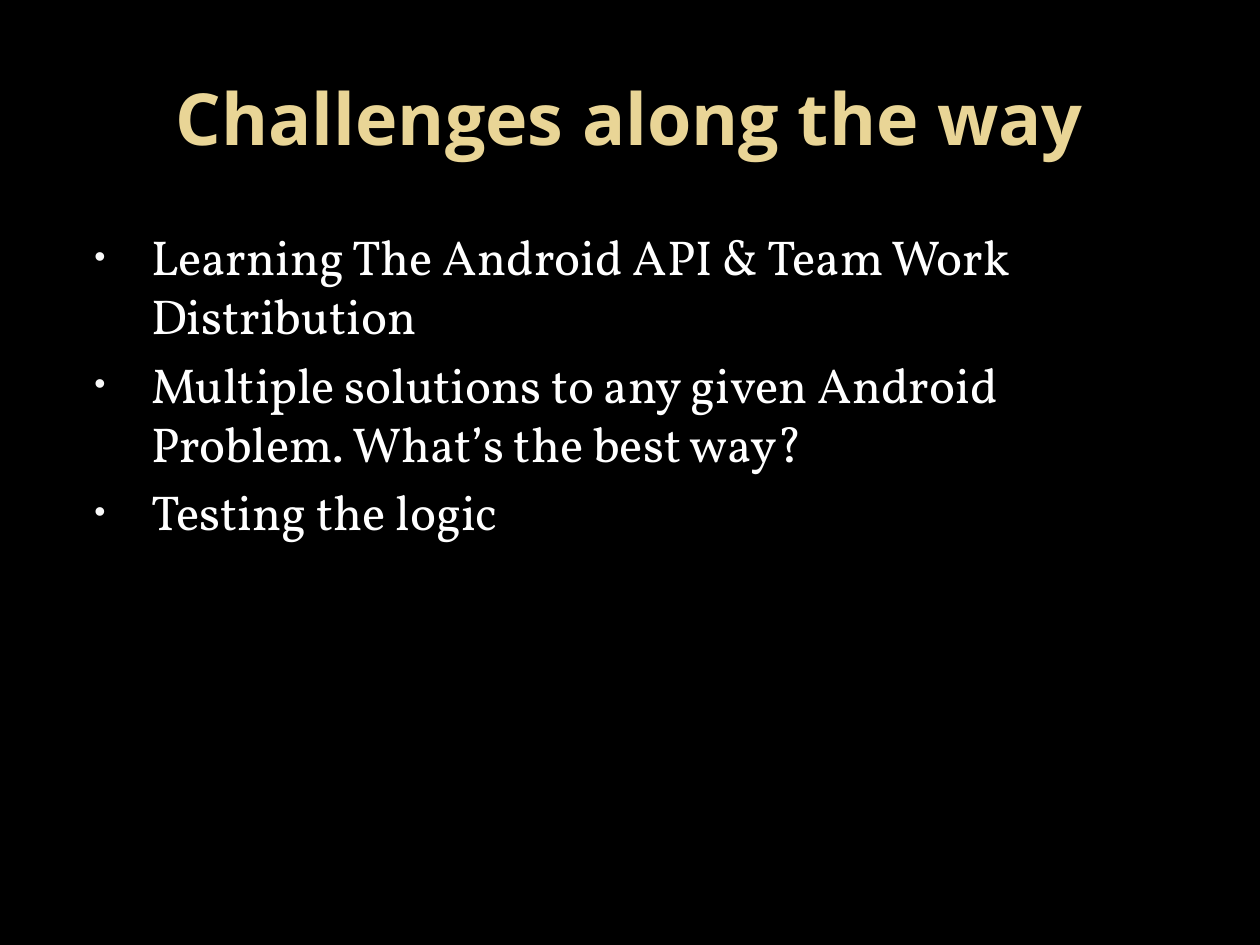
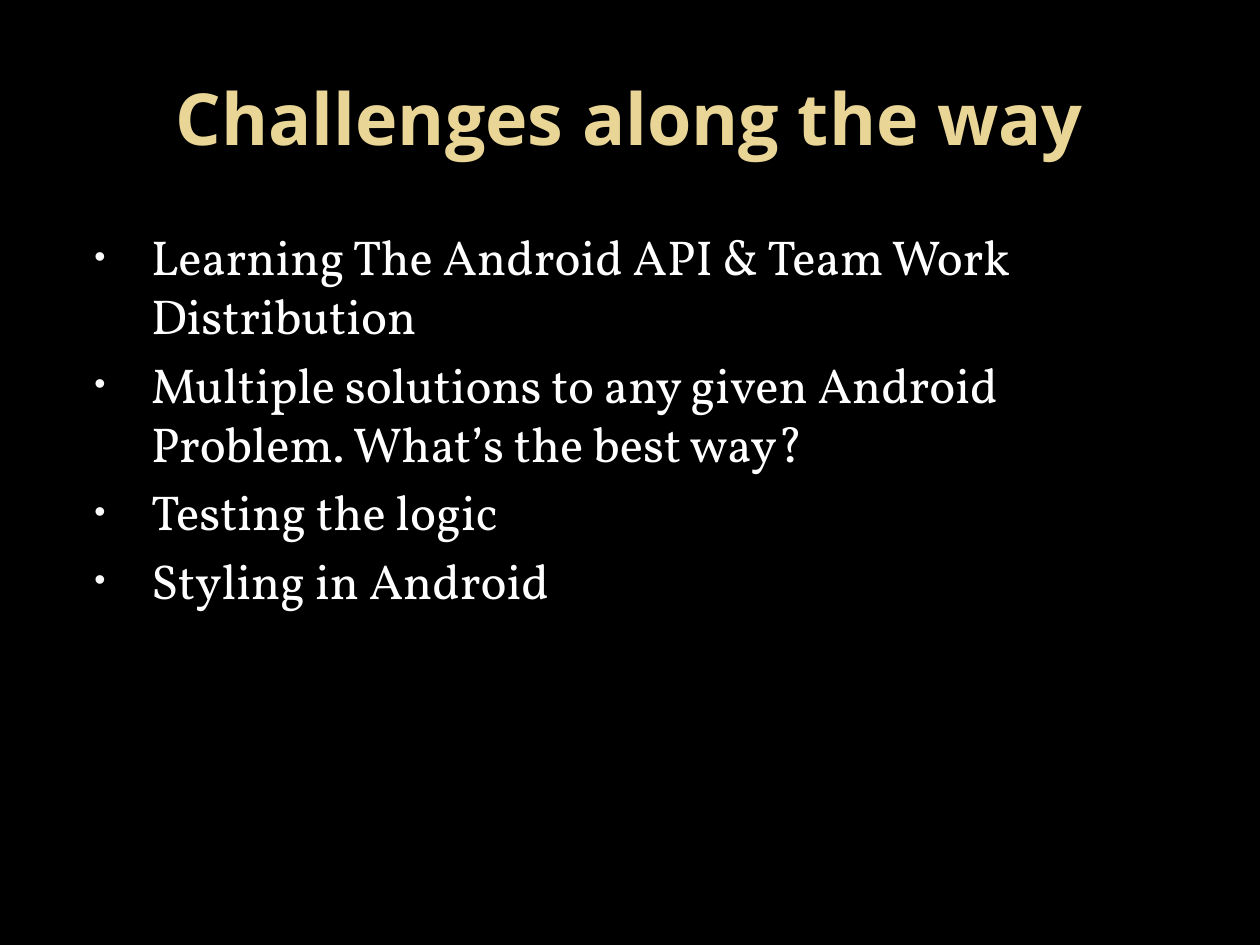
Before and after one commit to kbaileyky/CS5103-SMS, a slide deck: slide 11 of Documents/Presentation/CS5103 SMS MSGR .pptx. Drawn at 1260x945 pixels with LibreOffice and Linux fonts; fonts in the diff are those of the drawing; background and template pictures are left out. Boxes give left, top, right and bottom in pixels: in the first picture for what was removed or moved away, otherwise in the second. Text is boxed around its words. In the diff, an @@ line names an element or a change of style, - is before the commit and + after.

```diff
--- a/Documents/Presentation/CS5103 SMS MSGR .pptx
+++ b/Documents/Presentation/CS5103 SMS MSGR .pptx
@@ text at bbox=[151, 564, 549, 612]: paragraph added @@
+• Styling in Android
```
Also in this commit, not shown: 5 other slides changed, 3 slides added.
